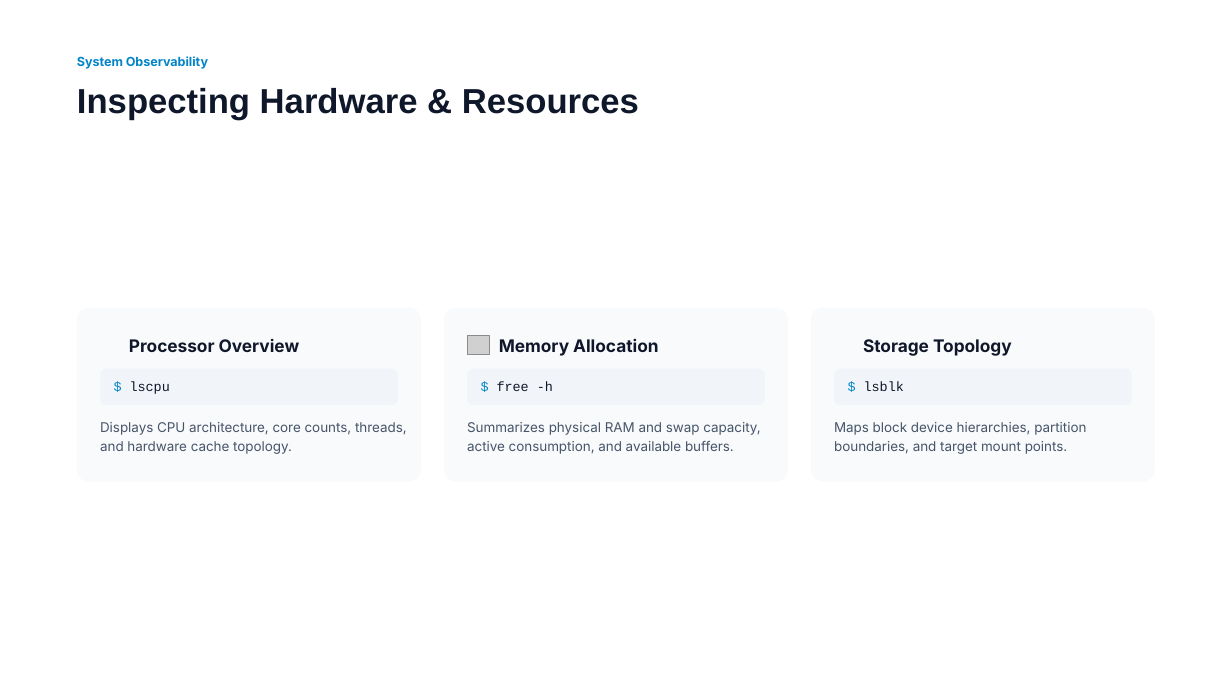
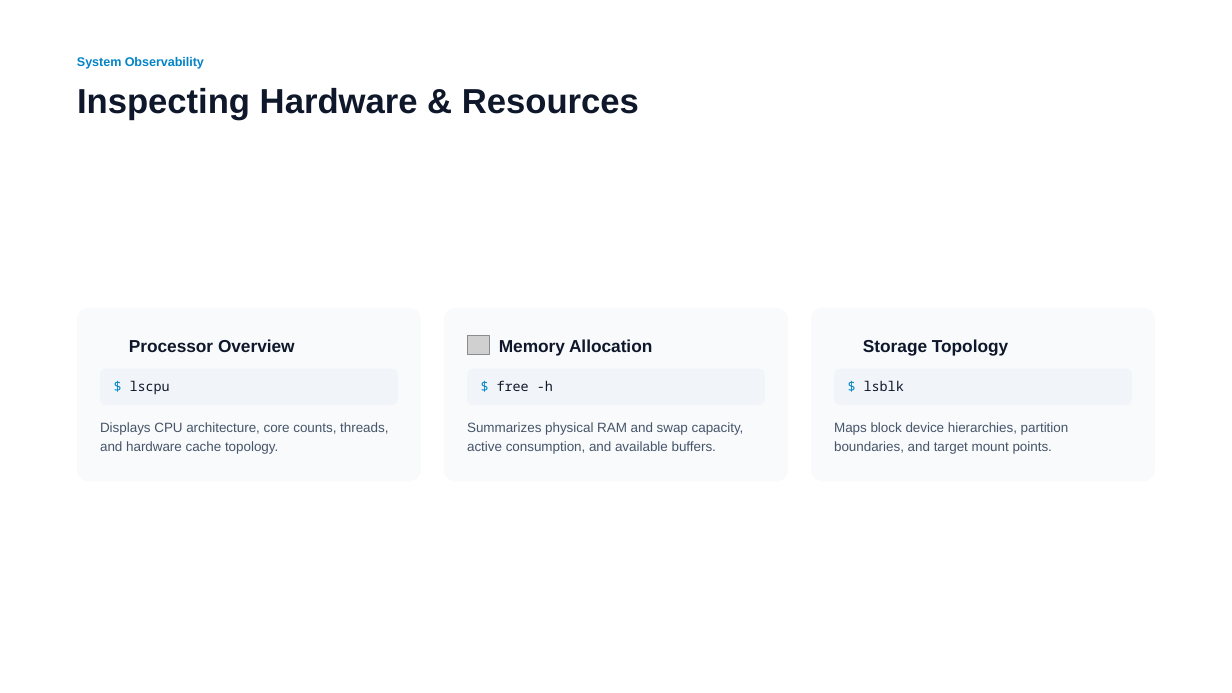
Before and after one commit to flybfree/Linux_Introduction_recovered, a slide deck: slide 17 of Presentation/Lesson 1_ Operating Systems and Linux Fundamentals.pptx (slide 15 before the commit). Drawn at 1232x693 pixels with LibreOffice and Linux fonts; fonts in the diff are those of the drawing; grey boxes stand for pictures; background and template pictures are left out. Boxes give left, top, right and bottom in pixels: in the first picture for what was removed or moved away, otherwise in the second. Text is boxed around its words. In the diff, an @@ line names an element or a change of style, - is before the commit and + after.

Commit message:
Repair fonts in remaining Linux lesson presentations

```diff
--- a/Presentation/Lesson 1_ Operating Systems and Linux Fundamentals.pptx
+++ b/Presentation/Lesson 1_ Operating Systems and Linux Fundamentals.pptx
@@ font Inter to Arial in 7 elements at [100, 422, 388, 454], [467, 422, 744, 454], [834, 422, 1069, 454], [77, 57, 204, 69], [863, 339, 1008, 356], [499, 339, 652, 356], [129, 339, 295, 352] @@
@@ font Courier New to Noto Sans Mono in 3 elements at [130, 380, 170, 395], [497, 380, 553, 391], [864, 380, 904, 391] @@
```
Also in this commit, not shown: 16 other slides changed, 2 slides added, 7 other files.
